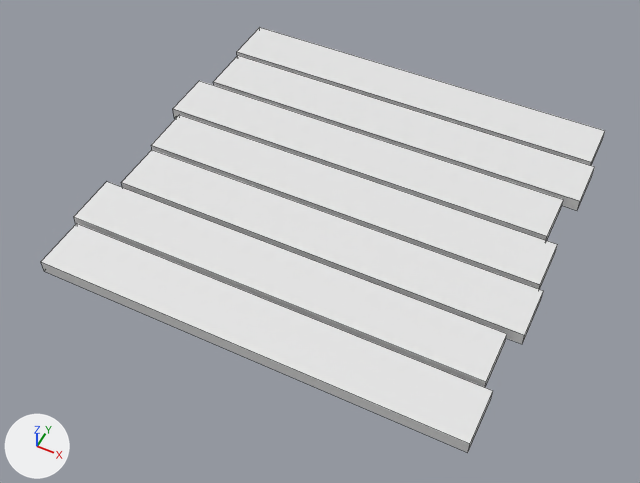
The FBX model Cozy Town/Assets/FBX/FloorTiles/Steg/planks.2.fbx: old version first, new version second.
Rendered twice from a 50 mm lens placed at (1.2, -2.61, 4.85), pointed at (-0.02, -0.18, 1.81). The axes (+X, +Y, +Z) are drawn at lower left. The lights are the same throughout. Mesh edges are drawn as thin lines. Where no turn or scale is listed for an object, it has been applied to the vertices.

In view in the first picture: 'planks.2'.
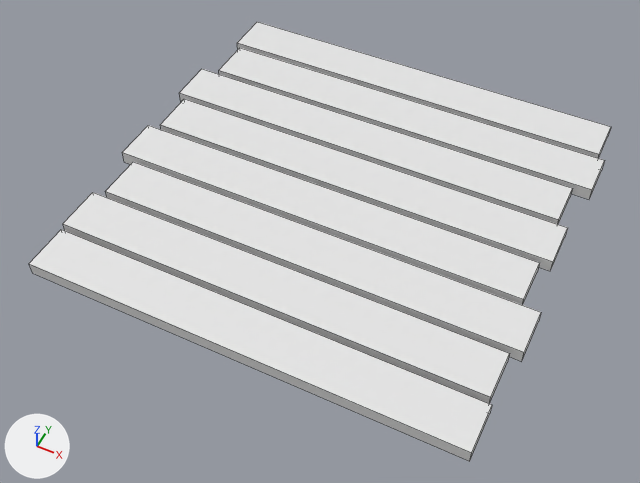
Where the change shows, as pixel boxes [x1, y1, x2, y2] in the pictures (640 x 483 px):
'planks.2', reshaped: before [41, 27, 605, 453]; after [29, 22, 611, 461]
part 1 of me_cylinder_045, added: after [237, 22, 611, 158]
part 2 of me_cylinder_045, added: after [219, 48, 605, 199]
part 3 of me_cylinder_045, added: after [179, 69, 573, 224]
part 4 of me_cylinder_045, added: after [160, 99, 568, 271]
part 5 of me_cylinder_045, added: after [106, 162, 541, 362]
part 6 of me_cylinder_045, added: after [63, 192, 510, 404]
part 7 of me_cylinder_045, added: after [29, 229, 492, 461]
part 8 of me_cylinder_045, added: after [122, 125, 540, 305]

What changed in the scene script:
```text
Change me_cylinder_045:
    where me_cylinder_045.from_pydata(...)  # 56 vertices, 42 faces; spans x -1.0..1.0, y -0.95..0.95, z 1.92..1.98
    used by ob_planks_2; location = (0.0, 0.0, 0.0)
    me_cylinder_045 part 1: a new loose piece, a box spanning x -0.99..0.99, y 0.77..0.99, z 1.92..1.982
    me_cylinder_045 part 2: a new loose piece, a box spanning x -0.956..1.024, y 0.52..0.74, z 1.92..1.982
    me_cylinder_045 part 3: a new loose piece, a box spanning x -1.039..0.941, y 0.27..0.49, z 1.92..1.982
    me_cylinder_045 part 4: a new loose piece, a box spanning x -0.99..0.99, y 0.02..0.24, z 1.92..1.982
    me_cylinder_045 part 5: a new loose piece, a box spanning x -0.956..1.024, y -0.48..-0.26, z 1.92..1.982
    me_cylinder_045 part 6: a new loose piece, a box spanning x -1.005..0.975, y -0.73..-0.51, z 1.92..1.982
    me_cylinder_045 part 7: a new loose piece, a box spanning x -0.99..0.99, y -0.98..-0.76, z 1.92..1.982
    me_cylinder_045 part 8: a new loose piece, a box spanning x -1.039..0.941, y -0.23..-0.01, z 1.92..1.982
```
